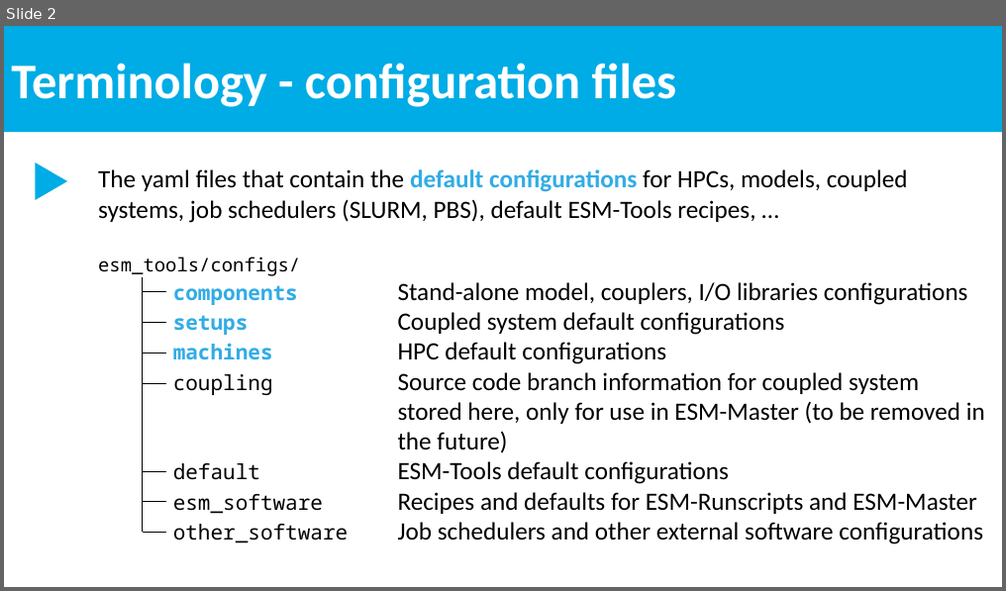
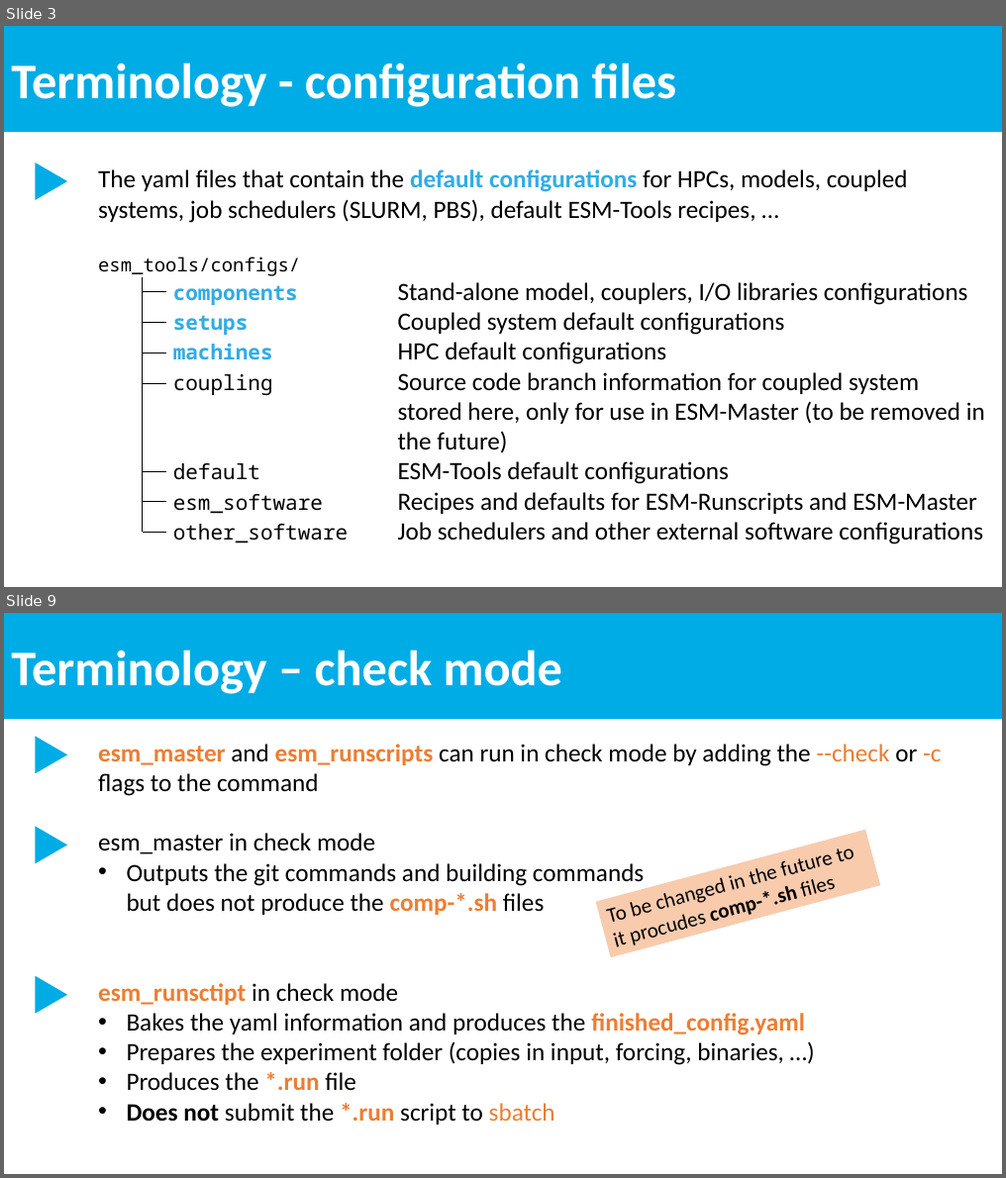
Before and after one commit to esm-tools/workshops, a slide deck: PalMod2022/docs/ESM-Tools terminology.pptx. Shown one above the other, each under a label of ours: slide 2 before the commit, slides 3 and 9 after it; the slides between them are not shown. The pictures are 1006x591 and 1006x1178 pixels, drawn with LibreOffice and Linux fonts; fonts in the diff are those of the drawing. Boxes give left, top, right and bottom in pixels: in the first picture for what was removed or moved away, otherwise in the second. Text is boxed around its words. In the diff, an @@ line names an element or a change of style, - is before the commit and + after.

Commit message:
big push to the terminology

```diff
--- a/PalMod2022/docs/ESM-Tools terminology.pptx
+++ b/PalMod2022/docs/ESM-Tools terminology.pptx
@@ slide 9 added at [4,613,1002,1174], background #FFFFFF @@
@@ rectangle added at [4,613,1002,719], fill #00ACE6, 48 pt, text #FFFFFF, bold @@
+Terminology – check mode
@@ triangle added at [35,736,67,773], fill #00ACE6 @@
@@ text added at [98,744,941,1125], 24 pt, text #000000 @@
+esm_master and esm_runscripts can run in check mode by adding the --check or -c flags to the command
+esm_master in check mode
+• Outputs the git commands and building commands
+  but does not produce the comp-*.sh files
+esm_runsctipt in check mode
+• Bakes the yaml information and produces the finished_config.yaml
+• Prepares the experiment folder (copies in input, forcing, binaries, …)
+• Produces the *.run file
+• Does not submit the *.run script to sbatch
@@ triangle added at [35,826,67,863], fill #00ACE6 @@
@@ rectangle added at [596,830,880,958], fill #F8CBAD, 20 pt, text #000000 @@
+To be changed in the future to it procudes comp-*.sh files
@@ triangle added at [35,976,67,1014], fill #00ACE6 @@
@@ what was slide 2 is now slide 3 @@
```
Also in this commit, not shown: 6 other slides added.
